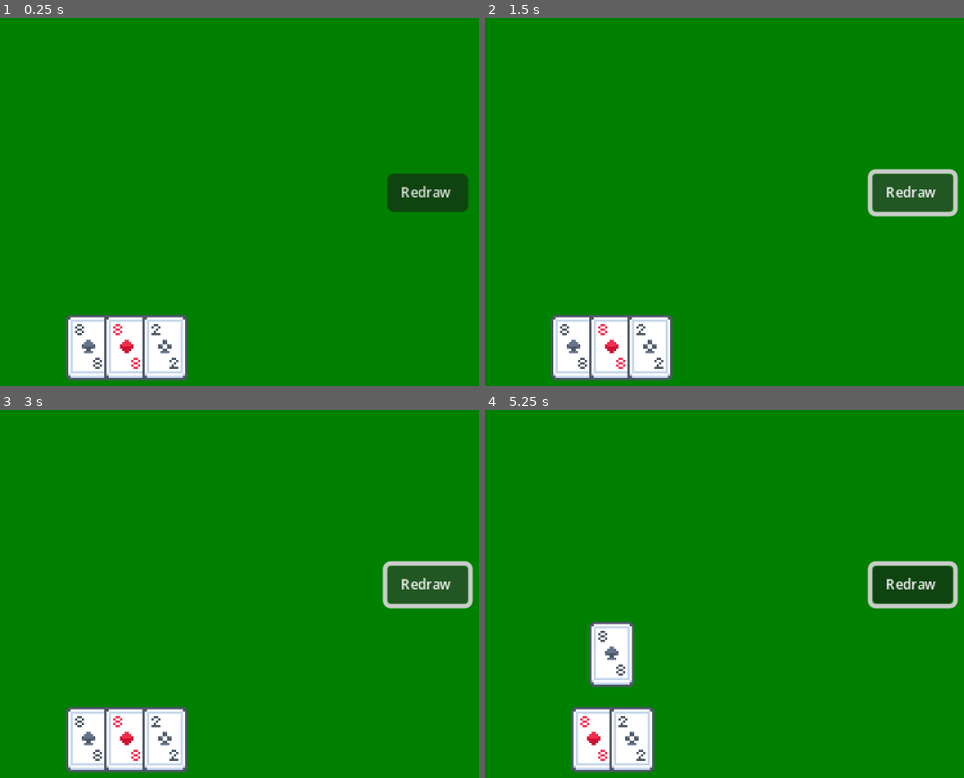
Above: before the commit, frames 1-4 (two rows, left to right).
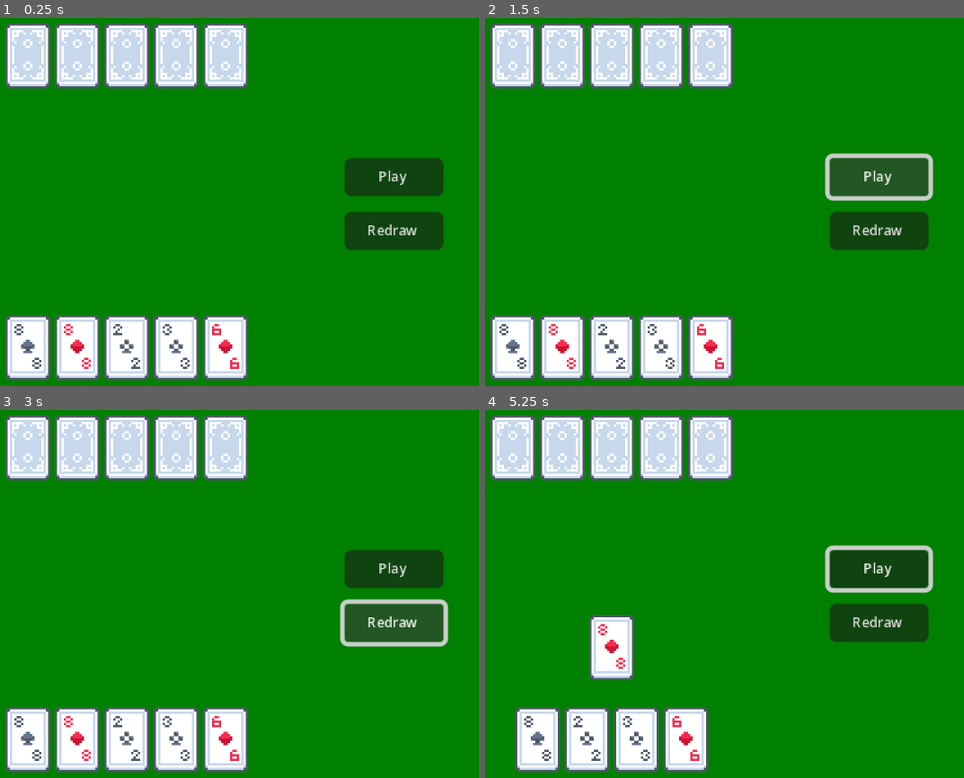
Above: after the commit, the same moments.

Repository: s-mnto/CardProject
Game: Godot game, scene res://Scenes/main.tscn
The game is run twice, just before and just after one commit, with the same random seed, the same clock (stepped at 60 frames per second) and the same inputs. Before the commit the project starts from res://scenes/main.tscn.
Inputs (mouse positions are in pixels of both pictures, inside the frame that each line leads up to):
- Up to frame 1 (0.25 s): no input
- Up to frame 2 (1.5 s): click "Redraw" at 0.5 s; click (877, 176) at 1.25 s, where only the run after the commit has a clickable "Play"
- Up to frame 3 (3 s): click (392, 568) at 2 s, where only the run after the commit has a clickable "Play"; click "Redraw" at 2.75 s
- Up to frame 4 (5.25 s): click "Redraw" at 3.5 s; click (877, 568) at 4.25 s, where only the run after the commit has a clickable "Play"; tap Enter at 5 s; move the mouse to (571, 737) at 5.02 s; click (571, 737) at 5.17 s

The runs differ from the first frame. In frame 1, 19% of the frame differs, in the area x 1-98%, y 1-99%; in frame 2, 20%; in frame 3, 20%; in frame 4, 20%, in the area x 1-99%, y 1-99%.

Commit message:
Compare card loop

Diff:
--- /dev/null
+++ b/Scenes/card_ui.tscn
@@ -0,0 +1,24 @@
+[gd_scene load_steps=2 format=3 uid="uid://22irrsv7en0k"]
+
+[ext_resource type="Script" uid="uid://dwewflj42cpge" path="res://Scripts/card_ui.gd" id="1_e1hm3"]
+
+[node name="CardUI" type="Control"]
+custom_minimum_size = Vector2(32, 32)
+layout_mode = 3
+anchors_preset = 15
+anchor_right = 1.0
+anchor_bottom = 1.0
+grow_horizontal = 2
+grow_vertical = 2
+script = ExtResource("1_e1hm3")
+
+[node name="Texture" type="TextureRect" parent="."]
+custom_minimum_size = Vector2(32, 32)
+layout_mode = 1
+anchors_preset = 8
+anchor_left = 0.5
+anchor_top = 0.5
+anchor_right = 0.5
+anchor_bottom = 0.5
+grow_horizontal = 2
+grow_vertical = 2
--- /dev/null
+++ b/Scenes/main.tscn
@@ -0,0 +1,117 @@
+[gd_scene load_steps=3 format=3 uid="uid://um6upy8f8l1e"]
+
+[ext_resource type="Script" uid="uid://c5hm0q62ivno1" path="res://Scripts/main.gd" id="1_bo1nx"]
+[ext_resource type="Script" uid="uid://c2sk5w3xj13hr" path="res://Scripts/game_manager.gd" id="2_8gbba"]
+
+[node name="Main" type="Control"]
+layout_mode = 3
+anchors_preset = 15
+anchor_right = 1.0
+anchor_bottom = 1.0
+grow_horizontal = 2
+grow_vertical = 2
+script = ExtResource("1_bo1nx")
+
+[node name="GameManager" type="Control" parent="."]
+layout_mode = 1
+anchors_preset = 15
+anchor_right = 1.0
+anchor_bottom = 1.0
+grow_horizontal = 2
+grow_vertical = 2
+script = ExtResource("2_8gbba")
+
+[node name="Player" type="HBoxContainer" parent="GameManager"]
+custom_minimum_size = Vector2(32, 32)
+layout_mode = 1
+anchors_preset = -1
+anchor_left = 0.45
+anchor_top = 0.778
+anchor_right = 0.55
+anchor_bottom = 0.956
+offset_top = -0.0400085
+offset_bottom = -0.0800018
+grow_horizontal = 2
+grow_vertical = 0
+theme_override_constants/separation = -10
+alignment = 1
+
+[node name="Computer" type="HBoxContainer" parent="GameManager"]
+custom_minimum_size = Vector2(32, 32)
+layout_mode = 1
+anchors_preset = 5
+anchor_left = 0.5
+anchor_right = 0.5
+offset_left = -16.0
+offset_top = 10.0
+offset_right = 16.0
+offset_bottom = 42.0
+grow_horizontal = 2
+theme_override_constants/separation = -10
+alignment = 1
+
+[node name="Check" type="HBoxContainer" parent="GameManager"]
+custom_minimum_size = Vector2(32, 32)
+layout_mode = 1
+anchors_preset = -1
+anchor_left = 0.45
+anchor_top = 0.778
+anchor_right = 0.55
+anchor_bottom = 0.956
+offset_top = -41.04
+offset_bottom = -41.08
+grow_horizontal = 2
+grow_vertical = 0
+alignment = 1
+
+[node name="ShowComputerCards" type="HBoxContainer" parent="GameManager"]
+custom_minimum_size = Vector2(32, 32)
+layout_mode = 1
+anchors_preset = -1
+anchor_left = 0.45
+anchor_top = 0.778
+anchor_right = 0.55
+anchor_bottom = 0.956
+offset_top = -85.04
+offset_bottom = -85.08
+grow_horizontal = 2
+grow_vertical = 0
+alignment = 1
+
+[node name="Buttons" type="Control" parent="."]
+layout_mode = 1
+anchors_preset = 11
+anchor_left = 1.0
+anchor_right = 1.0
+anchor_bottom = 1.0
+offset_left = -56.0
+offset_right = -4.0
+grow_horizontal = 0
+grow_vertical = 2
+
+[node name="PlayButton" type="Button" parent="Buttons"]
+layout_mode = 0
+offset_left = -7.0
+offset_top = 72.0
+offset_right = 37.0
+offset_bottom = 89.0
+theme_override_font_sizes/font_size = 6
+text = "Play"
+
+[node name="RedrawButton" type="Button" parent="Buttons"]
+layout_mode = 1
+anchors_preset = 15
+anchor_right = 1.0
+anchor_bottom = 1.0
+offset_left = -7.0
+offset_top = 96.0
+offset_right = -15.0
+offset_bottom = -67.0
+grow_horizontal = 2
+grow_vertical = 2
+theme_override_font_sizes/font_size = 6
+text = "Redraw
+"
+
+[connection signal="pressed" from="Buttons/PlayButton" to="GameManager" method="_on_play_button_pressed"]
+[connection signal="pressed" from="Buttons/RedrawButton" to="GameManager" method="_on_redraw_button_pressed"]
--- /dev/null
+++ b/Scripts/card_ui.gd
@@ -0,0 +1,22 @@
+class_name CardUI extends Control
+
+@onready var texture: TextureRect = $Texture
+
+var card_data: CardResource = null
+var is_selected: bool = false
+
+func _gui_input(event: InputEvent) -> void:
+	if event is InputEventMouseButton and event.button_index == MOUSE_BUTTON_LEFT and event.pressed:
+		is_selected = not is_selected
+		SignalBus.card_selected.emit(self)
+
+func _apply_backside_texture() -> void:
+	texture.texture = load("res://Assets/Cards/card_back.png")
+
+func _apply_texture() -> void:
+	var suit: String = CardResource.Suits.keys()[card_data.suit_type].to_lower()
+	var rank: String = card_data._get_rank_values(card_data.value)
+	texture.texture = load("res://Assets/Cards/card_%s_%s.png" % [suit, rank])
+
+func _disable_clickable() -> void:
+	mouse_filter = Control.MOUSE_FILTER_IGNORE
--- /dev/null
+++ b/Scripts/game_manager.gd
@@ -0,0 +1,94 @@
+class_name GameManager extends Control
+
+const CARD_SCENE: PackedScene = preload("res://Scenes/card_ui.tscn")
+const TOTAL_CARDS: int = 5
+
+@onready var player_container: HBoxContainer = $Player
+@onready var cpu_container: HBoxContainer = $Computer
+@onready var check_container: HBoxContainer = $Check
+@onready var show_computer_cards: HBoxContainer = $ShowComputerCards
+
+var player_hand: Array[CardResource] = []
+var cpu_hand: Array[CardResource] = []
+
+var redraw_counter: int = 3
+
+func _ready() -> void:
+	SignalBus.card_selected.connect(_select_cards)
+	_deal_cards(TOTAL_CARDS)
+	_deal_cards_to_computer(TOTAL_CARDS)
+
+func _deal_cards(cards: int) -> void:
+	for i: int in range(cards):
+		var card: CardResource = DeckManager.deck.pop_front()
+		player_hand.append(card)
+		_add_cards_to_player(card)
+
+func _deal_cards_to_computer(cards: int) -> void:
+	for i: int in range(cards):
+		var card: CardResource = DeckManager.deck.pop_front()
+		cpu_hand.append(card)
+		_add_cards_to_cpu(card)
+
+func _add_cards_to_cpu(card: CardResource) -> void:
+	var card_node: CardUI = CARD_SCENE.instantiate()
+	cpu_container.add_child(card_node)
+	card_node.card_data = card
+	card_node._apply_backside_texture()
+	card_node._disable_clickable()
+	card_node.name = str(CardResource.Suits.keys()[card.suit_type], " of ", card._get_rank_values(card.value))
+
+func _add_cards_to_player(card: CardResource) -> void:
+	var card_node: CardUI = CARD_SCENE.instantiate()
+	player_container.add_child(card_node)
+	card_node.card_data = card
+	card_node._apply_texture()
+	card_node.name = str(CardResource.Suits.keys()[card.suit_type], " of ", card._get_rank_values(card.value))
+
+func _select_cards(card: CardUI) -> void:
+	if card.is_selected:
+		player_container.remove_child(card)
+		check_container.add_child(card)
+	else:
+		check_container.remove_child(card)
+		player_container.add_child(card)
+
+func _compare_hands() -> void:
+	for i: int in range(TOTAL_CARDS):
+		var selected_cards: Array[Node] = check_container.get_children()
+		var player: int = selected_cards[i].card_data.value
+		var computer: int = cpu_hand[i].value
+
+		if player > computer:
+			print("WIN!")
+		elif player == computer:
+			print("TIE!")
+		else:
+			print("LOSE!")
+
+func _on_redraw_button_pressed() -> void:
+	if redraw_counter <= 0:
+		return
+
+	for played: CardUI in check_container.get_children():
+		check_container.remove_child(played)
+		player_hand.erase(played.card_data)
+		redraw_counter -= 1
+
+	var current_cards: int = player_container.get_child_count()
+	_deal_cards(TOTAL_CARDS - current_cards)
+
+func _on_play_button_pressed() -> void:
+	if check_container.get_child_count() < TOTAL_CARDS:
+		return
+
+	for card: CardUI in check_container.get_children():
+		card._disable_clickable()
+
+	for card: CardUI in cpu_container.get_children():
+		cpu_container.remove_child(card)
+		show_computer_cards.add_child(card)
+		card._apply_texture()
+		await get_tree().create_timer(1.2).timeout
+
+	_compare_hands()
--- a/project.godot
+++ b/project.godot
@@ -17,8 +17,8 @@
 
 [autoload]
 
-DeckManager="*res://scripts/globals/deck_manager.gd"
-SignalBus="*res://scripts/globals/signal_bus.gd"
+DeckManager="*res://Scripts/Globals/deck_manager.gd"
+SignalBus="*res://Scripts/Globals/signal_bus.gd"
 
 [debug]
 
--- a/scenes/card_ui.tscn
+++ /dev/null
@@ -1,24 +0,0 @@
-[gd_scene load_steps=2 format=3 uid="uid://22irrsv7en0k"]
-
-[ext_resource type="Script" uid="uid://dwewflj42cpge" path="res://scripts/card_ui.gd" id="1_e1hm3"]
-
-[node name="CardUI" type="Control"]
-custom_minimum_size = Vector2(32, 32)
-layout_mode = 3
-anchors_preset = 15
-anchor_right = 1.0
-anchor_bottom = 1.0
-grow_horizontal = 2
-grow_vertical = 2
-script = ExtResource("1_e1hm3")
-
-[node name="Texture" type="TextureRect" parent="."]
-custom_minimum_size = Vector2(32, 32)
-layout_mode = 1
-anchors_preset = 8
-anchor_left = 0.5
-anchor_top = 0.5
-anchor_right = 0.5
-anchor_bottom = 0.5
-grow_horizontal = 2
-grow_vertical = 2
--- a/scenes/main.tscn
+++ /dev/null
@@ -1,79 +0,0 @@
-[gd_scene load_steps=3 format=3 uid="uid://um6upy8f8l1e"]
-
-[ext_resource type="Script" uid="uid://c5hm0q62ivno1" path="res://scripts/main.gd" id="1_0wfyh"]
-[ext_resource type="Script" uid="uid://c2sk5w3xj13hr" path="res://scripts/game_manager.gd" id="1_o5qli"]
-
-[node name="Main" type="Control"]
-layout_mode = 3
-anchors_preset = 15
-anchor_right = 1.0
-anchor_bottom = 1.0
-grow_horizontal = 2
-grow_vertical = 2
-script = ExtResource("1_0wfyh")
-
-[node name="GameManager" type="Control" parent="."]
-layout_mode = 1
-anchors_preset = 15
-anchor_right = 1.0
-anchor_bottom = 1.0
-grow_horizontal = 2
-grow_vertical = 2
-script = ExtResource("1_o5qli")
-
-[node name="Player" type="HBoxContainer" parent="GameManager"]
-custom_minimum_size = Vector2(32, 32)
-layout_mode = 1
-anchors_preset = -1
-anchor_left = 0.45
-anchor_top = 0.778
-anchor_right = 0.55
-anchor_bottom = 0.956
-offset_top = -0.0400085
-offset_bottom = -0.0800018
-grow_horizontal = 2
-grow_vertical = 0
-theme_override_constants/separation = -15
-alignment = 1
-
-[node name="Check" type="HBoxContainer" parent="GameManager"]
-custom_minimum_size = Vector2(32, 32)
-layout_mode = 1
-anchors_preset = -1
-anchor_left = 0.45
-anchor_top = 0.778
-anchor_right = 0.55
-anchor_bottom = 0.956
-offset_top = -38.04
-offset_bottom = -38.08
-grow_horizontal = 2
-grow_vertical = 0
-theme_override_constants/separation = -10
-alignment = 1
-
-[node name="Buttons" type="Control" parent="."]
-layout_mode = 1
-anchors_preset = 11
-anchor_left = 1.0
-anchor_right = 1.0
-anchor_bottom = 1.0
-offset_left = -52.0
-grow_horizontal = 0
-grow_vertical = 2
-
-[node name="RedrawButton" type="Button" parent="Buttons"]
-layout_mode = 1
-anchors_preset = 15
-anchor_right = 1.0
-anchor_bottom = 1.0
-offset_left = 8.0
-offset_top = 79.0
-offset_right = -8.0
-offset_bottom = -84.0
-grow_horizontal = 2
-grow_vertical = 2
-theme_override_font_sizes/font_size = 6
-text = "Redraw
-"
-
-[connection signal="pressed" from="Buttons/RedrawButton" to="GameManager" method="_on_redraw_button_pressed"]
--- a/scripts/card_ui.gd
+++ /dev/null
@@ -1,19 +0,0 @@
-class_name CardUI extends Control
-
-@onready var texture: TextureRect = $Texture
-
-var card_data: CardResource = null
-var is_selected: bool = false
-
-func _gui_input(event: InputEvent) -> void:
-	if event is InputEventMouseButton and event.button_index == MOUSE_BUTTON_LEFT and event.pressed:
-		is_selected = not is_selected
-		SignalBus.card_selected.emit(self)
-
-func _apply_texture() -> void:
-	var suit: String = CardResource.Suits.keys()[card_data.suit_type].to_lower()
-	var rank: String = card_data._get_rank_values(card_data.value)
-	texture.texture = load("res://assets/cards/card_%s_%s.png" % [suit, rank])
-
-func _disable_clickable() -> void:
-	mouse_filter = Control.MOUSE_FILTER_IGNORE
--- a/scripts/game_manager.gd
+++ /dev/null
@@ -1,55 +0,0 @@
-class_name GameManager extends Control
-
-const CARD_SCENE: PackedScene = preload("res://scenes/card_ui.tscn")
-const TOTAL_CARDS: int = 3
-
-@onready var player_container: HBoxContainer = $Player
-@onready var check_container: HBoxContainer = $Check
-
-var player_hand: Array[CardResource] = []
-var redraw_counter: int = 0
-
-func _ready() -> void:
-	SignalBus.card_selected.connect(_select_cards)
-	_deal_cards(TOTAL_CARDS)
-
-func _deal_cards(cards: int) -> void:
-	for i: int in range(cards):
-		var card: CardResource = DeckManager.deck.pop_front()
-		player_hand.append(card)
-		_add_cards_to_hand(card)
-
-func _add_cards_to_hand(card: CardResource) -> void:
-	var card_node: CardUI = CARD_SCENE.instantiate()
-	player_container.add_child(card_node)
-	card_node.card_data = card
-	card_node._apply_texture()
-	card_node.name = str(CardResource.Suits.keys()[card.suit_type], " of ", card._get_rank_values(card.value))
-
-func _select_cards(card: CardUI) -> void:
-	if card.is_selected:
-		player_container.remove_child(card)
-		check_container.add_child(card)
-	else:
-		check_container.remove_child(card)
-		player_container.add_child(card)
-
-#func _compare_hands() -> void:
-	#for i: int in range(TOTAL_CARDS):
-		#var player: int = selected_cards[i].card_data.value
-		#var computer: int = computer_hand[i].value
-		#if player > computer:
-			#print("WIN")
-		#elif player == computer:
-			#print("TIE!")
-		#else:
-			#print("LOSE")
-
-func _on_redraw_button_pressed() -> void:
-	for played: CardUI in check_container.get_children():
-		check_container.remove_child(played)
-		player_hand.erase(played.card_data)
-		redraw_counter += 1
-
-	var current_cards: int = player_container.get_child_count()
-	_deal_cards(TOTAL_CARDS - current_cards)
Renamed: assets/cards/card_back.png -> Assets/Cards/card_back.png
Not shown, added: Assets/Cards/card_back.png.import
Renamed: assets/cards/card_clubs_10.png -> Assets/Cards/card_clubs_10.png
Not shown, added: Assets/Cards/card_clubs_10.png.import
Renamed: assets/cards/card_clubs_2.png -> Assets/Cards/card_clubs_2.png
Not shown, added: Assets/Cards/card_clubs_2.png.import
Renamed: assets/cards/card_clubs_3.png -> Assets/Cards/card_clubs_3.png
Not shown, added: Assets/Cards/card_clubs_3.png.import
Renamed: assets/cards/card_clubs_4.png -> Assets/Cards/card_clubs_4.png
Not shown, added: Assets/Cards/card_clubs_4.png.import
Renamed: assets/cards/card_clubs_5.png -> Assets/Cards/card_clubs_5.png
Not shown, added: Assets/Cards/card_clubs_5.png.import
(and 178 more such lines)
